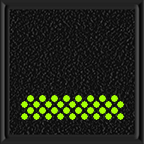
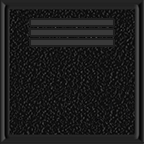
Comparing the layer stacks of the two (144, 144) images. Changes:
renamed "button_active@2x.png copy #1" to "active_b2", hid it over (21, 95, 125, 120)
added layer "off_ab" (merge) above "button_ab" over (1, 18, 144, 143)
added layer "button_ab" above "button_b" over (1, 18, 144, 143)
renamed "button_active@2x.png" to "button_b", hid it over (1, 18, 144, 143)
